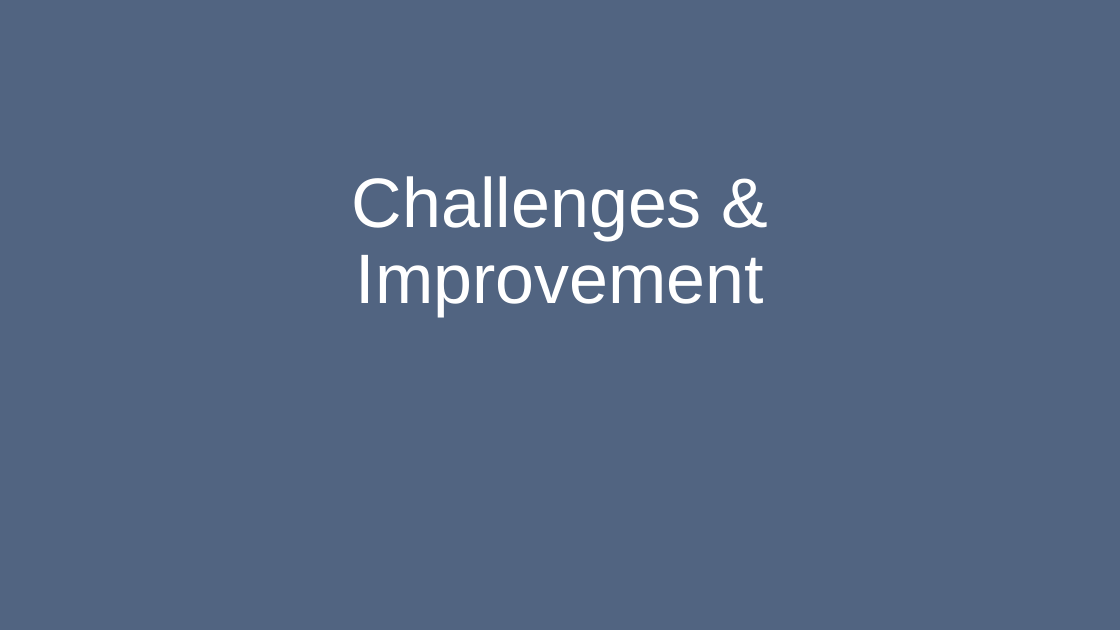
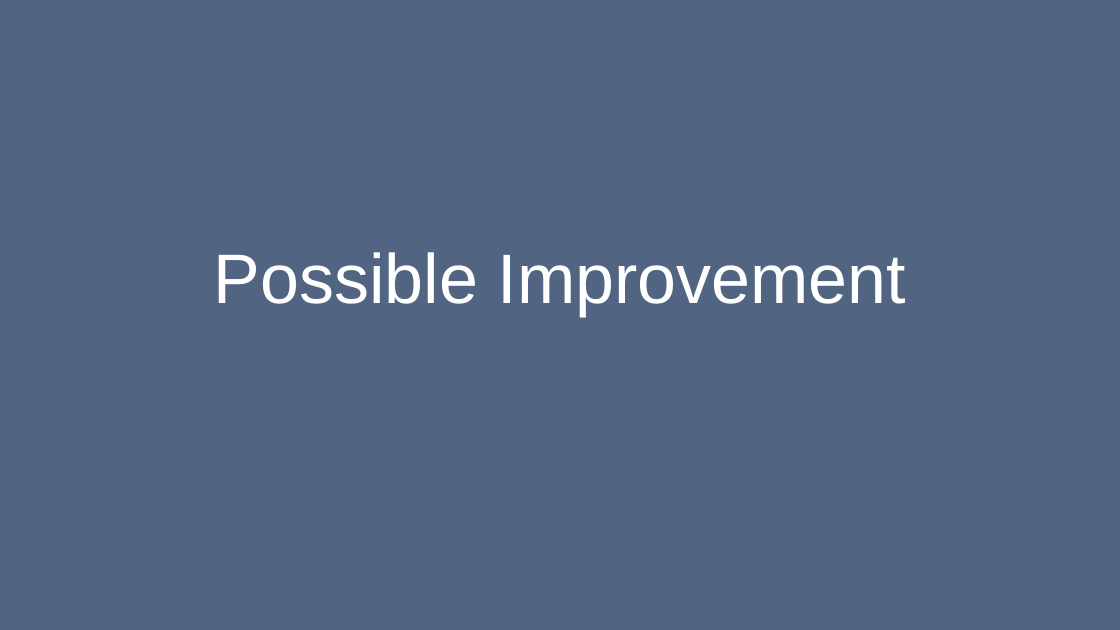
Before and after one commit to janakaras/docker-in-the-cloud, a slide deck: slide 25 of Project Presentation.pptx. Drawn at 1120x630 pixels with LibreOffice and Linux fonts; fonts in the diff are those of the drawing. Boxes give left, top, right and bottom in pixels: in the first picture for what was removed or moved away, otherwise in the second. Text is boxed around its words. In the diff, an @@ line names an element or a change of style, - is before the commit and + after.

Commit message:
Removed Challenges Slide

```diff
--- a/Project Presentation.pptx
+++ b/Project Presentation.pptx
@@ title at (214,252,906,316): text changed @@
-Challenges & Improvement
+Possible Improvement
```
Also in this commit, not shown: 3 other slides changed, 2 slides removed.
